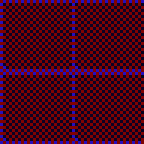
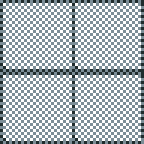
Revision of a layered 144×144 image; what changed, layer by layer:
painted on "layer" over <box>0,0,144,144</box>
hid "Background" over <box>0,0,144,144</box>
